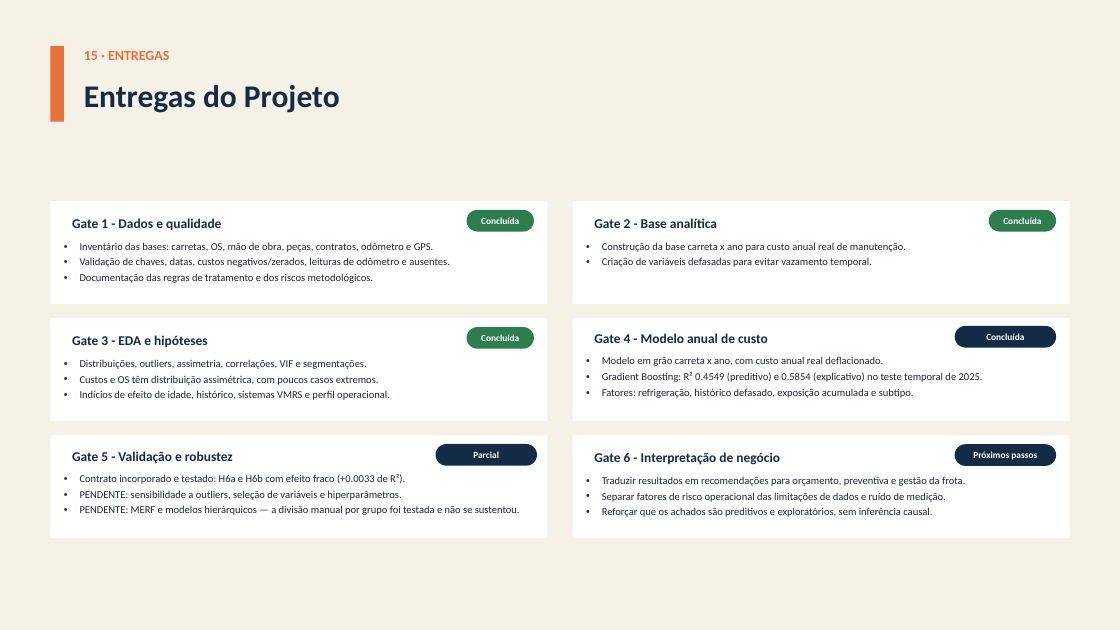
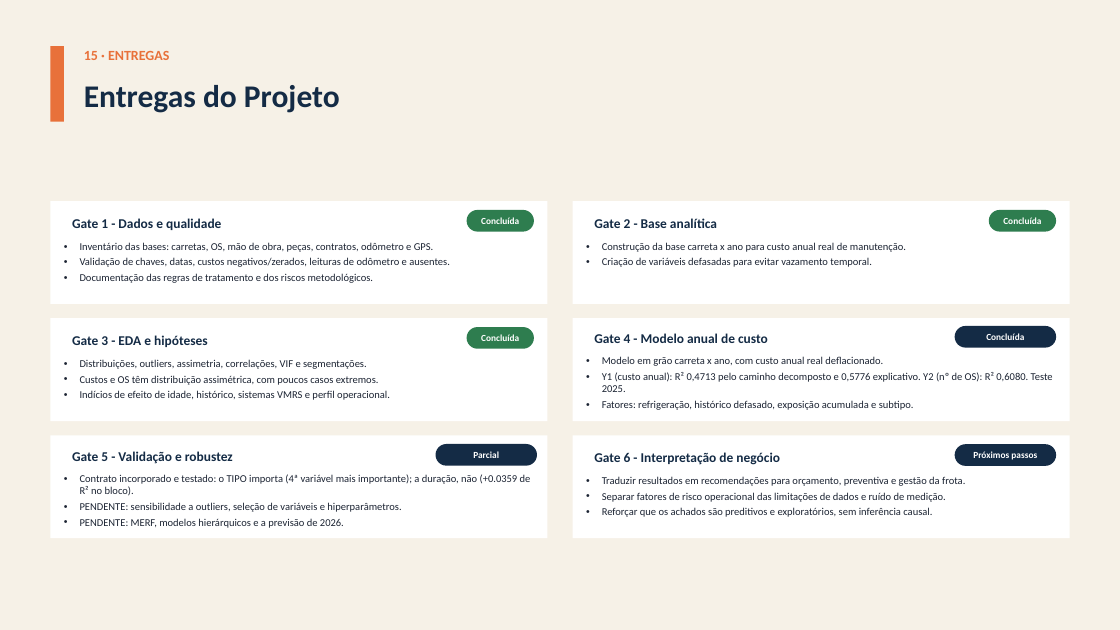
Before and after one commit to giovanicani/quatro_norte, a slide deck: slide 34 of docs/entregas/Apresentacao_QuatroNorte_Fase2.pptx. Drawn at 1120x630 pixels with LibreOffice and Linux fonts; fonts in the diff are those of the drawing. Boxes give left, top, right and bottom in pixels: in the first picture for what was removed or moved away, otherwise in the second. Text is boxed around its words. In the diff, an @@ line names an element or a change of style, - is before the commit and + after.

```diff
--- a/docs/entregas/Apresentacao_QuatroNorte_Fase2.pptx
+++ b/docs/entregas/Apresentacao_QuatroNorte_Fase2.pptx
@@ text at [602, 372, 1053, 392]: text changed @@
-• Gradient Boosting: R² 0.4549 (preditivo) e 0.5854 (explicativo) no teste temporal de 2025.
+• Y1 (custo anual): R² 0,4713 pelo caminho decomposto e 0,5776 explicativo. Y2 (nº de OS): R² 0,6080. Teste 2025.
@@ text at [80, 474, 531, 496]: text changed @@
-• Contrato incorporado e testado: H6a e H6b com efeito fraco (+0.0033 de R²).
+• Contrato incorporado e testado: o TIPO importa (4ª variável mais importante); a duração, não (+0.0359 de R² no bloco).
@@ text at [80, 518, 344, 528]: text changed @@
-• PENDENTE: MERF e modelos hierárquicos — a divisão manual por grupo foi testada e não se sustentou.
+• PENDENTE: MERF, modelos hierárquicos e a previsão de 2026.
```
Also in this commit, not shown: 16 other slides changed, 3 slides added, 4 slides removed, 1 other file.
